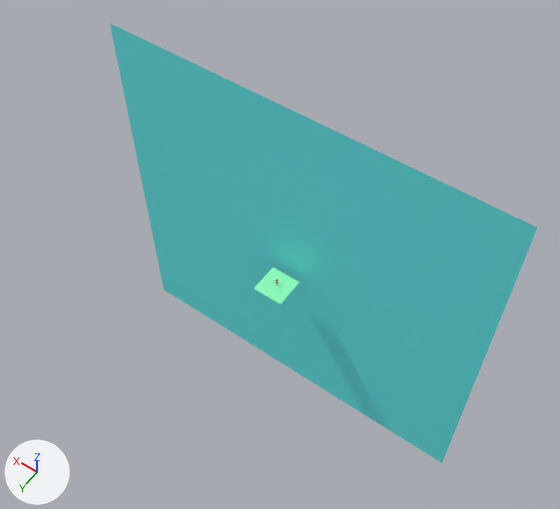
The Blender file Blender - riggando e animando seu personagem/char.blend: old version first, new version second.
The view is the same before and after, from a 50 mm camera at (-131.0, 178.0, 305.0) aimed at (3.0, -10.0, 10.0). The lights are fixed; the arrows at lower left show +X, +Y and +Z.

Objects in the first picture: 'Background', 'Ground'.
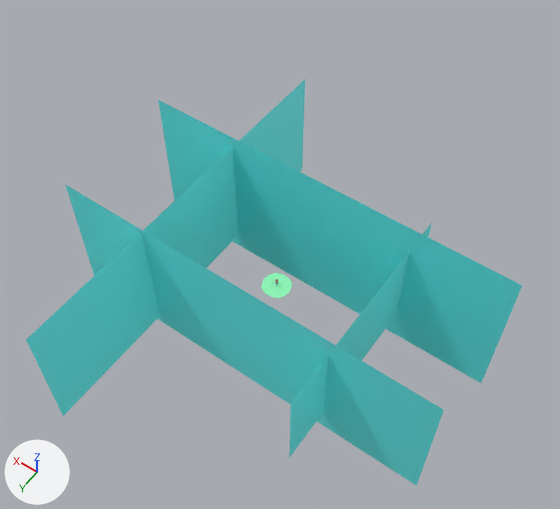
Where the newer file only moved an object's origin or applied its transform, the numbers keep the older frame.

Pixel boxes [x1, y1, x2, y2] of what changed, in the pictures (560 x 509 px):
'Background', moved, rescaled (15% narrower, 35% shorter): before [110, 24, 537, 463]; after [158, 100, 522, 383]
'Background.001', added (cyan): after [65, 184, 444, 486]
'Background.003', added (cyan): after [26, 79, 305, 416]
'Background.002', added (cyan): after [289, 223, 432, 458]
'Ground', reshaped (30% narrower, 32% shorter): before [254, 267, 299, 304]; after [261, 273, 292, 298]

What changed in the scene script:
```text
Change me_plane_005:
    used by ob_ground; location = (-1.0, -1.2, -2.2); scale = (8.0, 8.0, 1.0)
    remove me_plane_005.from_pydata(...)  # 4 vertices, 1 face; spans x -1.0..1.0, y -1.0..1.0, z 0.0
    add me_plane_005.from_pydata(...)  # 25 vertices, 16 faces; spans x -0.92..0.92, y -0.92..0.92, z 0.0
    me_plane_005 part 1: the whole mesh is rebuilt
Add me_plane_009:
    me_plane_009.from_pydata([(-1.0, -1.0, 0.0), (1.0, -1.0, 0.0), (-1.0, 1.0, 0.0), (1.0, 1.0, 0.0)], [], [(0, 1, 3, 2)])
    me_plane_009.materials.append(mat_material_001)  # cyan #6effff
Add me_plane_008:
    me_plane_008.from_pydata([(-1.0, -1.0, 0.0), (1.0, -1.0, 0.0), (-1.0, 1.0, 0.0), (1.0, 1.0, 0.0)], [], [(0, 1, 3, 2)])
    me_plane_008.materials.append(mat_material_001)  # cyan #6effff
Add me_plane_007:
    me_plane_007.from_pydata([(-1.0, -1.0, 0.0), (1.0, -1.0, 0.0), (-1.0, 1.0, 0.0), (1.0, 1.0, 0.0)], [], [(0, 1, 3, 2)])
    me_plane_007.materials.append(mat_material_001)  # cyan #6effff
Change ob_background:
    ob_background.location: (-2.9, -13.7, -0.2) -> (-2.9, -34.9, -0.2)
    ob_background.scale: (100.0, 100.0, 100.0) -> (100.0, 42.0, 100.0)
Add ob_background_003:
    ob_background_003 = bpy.data.objects.new('Background.003', me_plane_009)
    ob_background_003.location = (49.8, 1.8, 1.2)
    ob_background_003.rotation_euler = (1.571, 0.0, 1.571)  # degrees (90, 0, 90)
    ob_background_003.scale = (100.0, 34.2, 100.0)
Add ob_background_002:
    ob_background_002 = bpy.data.objects.new('Background.002', me_plane_008)
    ob_background_002.location = (-51.4, 1.8, 1.2)
    ob_background_002.rotation_euler = (1.571, 0.0, 1.571)  # degrees (90, 0, 90)
    ob_background_002.scale = (57.6, 26.2, 57.6)
Add ob_background_001:
    ob_background_001 = bpy.data.objects.new('Background.001', me_plane_007)
    ob_background_001.location = (-2.9, 32.1, -0.2)
    ob_background_001.rotation_euler = (1.571, 0.0, 0.0)  # degrees (90, 0, 0)
    ob_background_001.scale = (100.0, 37.5, 100.0)
```
